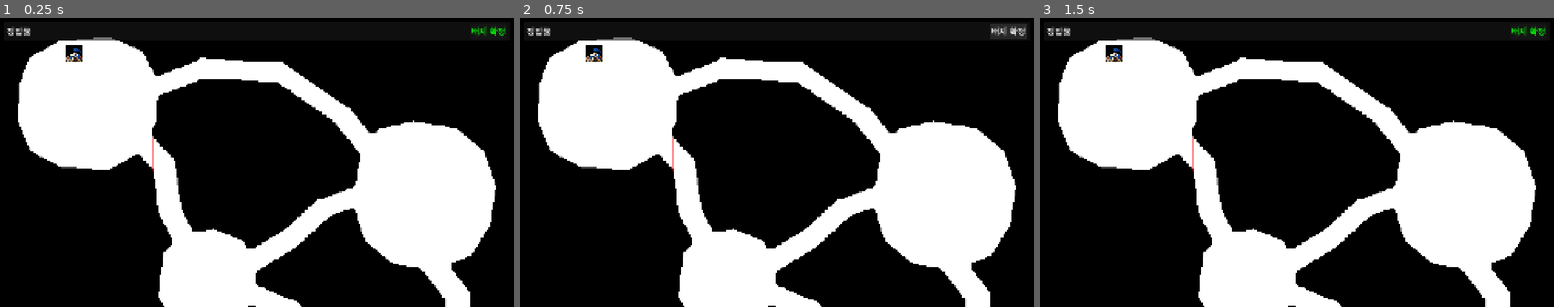
Above: before the commit, frames 1-3 (left to right).
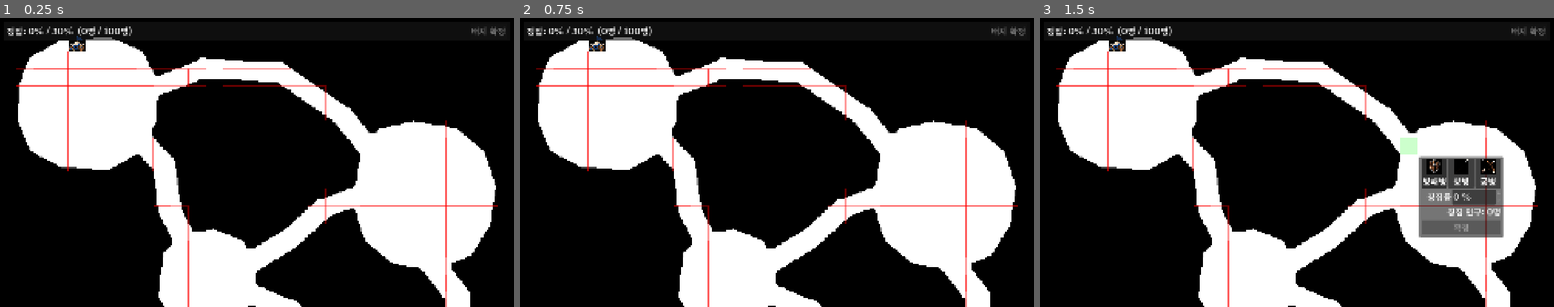
Above: after the commit, the same moments.

Repository: SeoSiKyung/ProjectTOD
Game: Godot game, scene res://scene/DefenseScene.tscn
The game is run twice, just before and just after one commit, with the same random seed, the same clock (stepped at 60 frames per second) and the same inputs. This scene is started directly instead of the project's main scene. The engine's default icon, where the game draws it, is replaced by a stand-in: a white triangle on a blue panel in a dark square.
Inputs (mouse positions are in pixels of both pictures, inside the frame that each line leads up to):
- Up to frame 1 (0.25 s): no input
- Up to frame 2 (0.75 s): click (1008, 32) at 0.5 s, where only the run before the commit has a clickable "배치 확정"
- Up to frame 3 (1.5 s): tap Enter at 1.25 s; move the mouse to (1410, 148) at 1.27 s; tap F at 1.35 s; click (1410, 148) at 1.42 s

The runs differ from the first frame. In frame 1, 2.1% of the frame differs, in the area x 3-99%, y 2-100%; in frame 2, 2.1%; in frame 3, 6.7%.
Error before the commit: Parse Error: Cannot assign a value of type Node to variable "_movementSimulator" with specified type MovementSimulator. (res://scene/DefenseScene.gd:21)

Commit message:
유닛 ID 체계 정리 및 몬스터 임시 리소스 추가

Diff:
--- a/data/gameData/character/CharacterTable.csv
+++ b/data/gameData/character/CharacterTable.csv
@@ -1,11 +1,22 @@
 characterKey,characterName,characterType,path,maxHp,maxMp,hpRegen,mpRegen,atk,magicAtk,def,magicDef,moveSpeed,attackSpeed,atkRange,acquisitionRange
-0,고블린,MONSTER,units/Unit,100,0,2,0,3,0,0,0,10,5,0,100
-1,오크,MONSTER,units/Unit,200,0,5,0,5,0,0,0,5,3,0,100
-2,해골병,MONSTER,units/Unit,150,0,0,0,6,0,0,0,6,4,0,200
+0, 방패병 , UNIT ,units/Unit_0,150,0,1,0,7,0,10,0,70,4,100,300
+1, 창병   , UNIT ,units/Unit_1,110,0,1,0,12,0,5,0,80,5,150,350
+2, 궁병   , UNIT ,units/Unit_2,80,0,1,0,10,0,2,0,80,4,400,500
 ,,,,,,,,,,,,,,,
 ,,,,,,,,,,,,,,,
 ,,,,,,,,,,,,,,,
 ,,,,,,,,,,,,,,,
-1000, 방패병 , UNIT ,units/Unit_1000,150,0,1,0,7,0,10,0,70,4,100,300
-1001, 창병   , UNIT ,units/Unit_1001,110,0,1,0,12,0,5,0,80,5,150,350
-1002, 궁병   , UNIT ,units/Unit_1002,80,0,1,0,10,0,2,0,80,4,400,500
+,,,,,,,,,,,,,,,
+,,,,,,,,,,,,,,,
+,,,,,,,,,,,,,,,
+,,,,,,,,,,,,,,,
+,,,,,,,,,,,,,,,
+,,,,,,,,,,,,,,,
+,,,,,,,,,,,,,,,
+,,,,,,,,,,,,,,,
+,,,,,,,,,,,,,,,
+,,,,,,,,,,,,,,,
+,,,,,,,,,,,,,,,
+20,고블린,MONSTER,units/Unit_20,100,0,2,0,3,0,0,0,10,5,0,100
+21,오크,MONSTER,units/Unit_21,200,0,5,0,5,0,0,0,5,3,0,100
+22,해골병,MONSTER,units/Unit_22,150,0,0,0,6,0,0,0,6,4,0,200
--- a/data/gameData/defense/DefenseSpawnTable.csv
+++ b/data/gameData/defense/DefenseSpawnTable.csv
@@ -1,6 +1,6 @@
 cycle,spawnTimeMs ,characterKey ,count
-1,0,0,1
-1,5000,0,3
-1,10000,0,5
-1,10000,1,1
-2,0,0,1
+1,0,20,1
+1,5000,22,3
+1,10000,20,5
+1,10000,21,1
+2,0,21,1
--- a/prefabs/facilities/CP.tscn
+++ b/prefabs/units/CP.tscn
@@ -1,7 +1,7 @@
 [gd_scene format=3 uid="uid://dqdotall8h6j8"]
 
 [ext_resource type="Script" uid="uid://bxv6588yo8x8q" path="res://scripts/defense/objects/DefenseCP.gd" id="1_7pl1g"]
-[ext_resource type="PackedScene" uid="uid://dd6c3nmhvvai0" path="res://unit/Unit.tscn" id="1_ssf1c"]
+[ext_resource type="PackedScene" uid="uid://dmtwwqwhhf1qk" path="res://prefabs/units/Unit.tscn" id="1_ssf1c"]
 [ext_resource type="Texture2D" uid="uid://cosiom7bhmu3j" path="res://picture/CP.png" id="1_tn5m1"]
 
 [node name="CP" unique_id=470747039 instance=ExtResource("1_ssf1c")]
--- a/prefabs/units/Unit.tscn
+++ b/prefabs/units/Unit.tscn
@@ -1,26 +1,21 @@
 [gd_scene format=3 uid="uid://dmtwwqwhhf1qk"]
 
-[ext_resource type="Script" uid="uid://dcpgsdw2a43o3" path="res://unit/Unit.gd" id="1_7j605"]
-[ext_resource type="Texture2D" uid="uid://b18e5tm3eps62" path="res://picture/unit/select.png" id="2_kfn30"]
-[ext_resource type="Texture2D" uid="uid://by8f24ofm07iq" path="res://icon.svg" id="3_ftjm2"]
-[ext_resource type="Script" uid="uid://ccopnk7wvkco" path="res://unit/MovementComponent.gd" id="4_cg486"]
-[ext_resource type="Script" uid="uid://n2eesa5plefo" path="res://unit/UnitFSM.gd" id="5_7qt7g"]
+[ext_resource type="Script" uid="uid://duj30mrfo2ys0" path="res://unit/Unit.gd" id="1_453vn"]
+[ext_resource type="Texture2D" uid="uid://b18e5tm3eps62" path="res://picture/unit/select.png" id="2_7j605"]
+[ext_resource type="Texture2D" uid="uid://by8f24ofm07iq" path="res://icon.svg" id="3_kfn30"]
+[ext_resource type="Script" uid="uid://n2eesa5plefo" path="res://unit/FSM/UnitFSM.gd" id="4_ftjm2"]
 
 [node name="Unit" type="Node2D" unique_id=470747039]
-script = ExtResource("1_7j605")
+script = ExtResource("1_453vn")
 
 [node name="select" type="Sprite2D" parent="." unique_id=2070701182]
 visible = false
 scale = Vector2(0.4, 0.4)
-texture = ExtResource("2_kfn30")
+texture = ExtResource("2_7j605")
 
 [node name="Sprite2D" type="Sprite2D" parent="." unique_id=617625335]
 scale = Vector2(0.25, 0.25)
-texture = ExtResource("3_ftjm2")
-
-[node name="MovementComponent" type="Node" parent="." unique_id=262552955]
-script = ExtResource("4_cg486")
-metadata/_custom_type_script = "uid://ccopnk7wvkco"
+texture = ExtResource("3_kfn30")
 
 [node name="UnitFSM" type="Node" parent="." unique_id=404963815]
-script = ExtResource("5_7qt7g")
+script = ExtResource("4_ftjm2")
--- /dev/null
+++ b/prefabs/units/Unit_0.tscn
@@ -0,0 +1,10 @@
+[gd_scene format=3 uid="uid://dkxigt8ftn4dd"]
+
+[ext_resource type="PackedScene" uid="uid://dmtwwqwhhf1qk" path="res://prefabs/units/Unit.tscn" id="1_bgrv0"]
+[ext_resource type="Texture2D" uid="uid://ie7m62iaycty" path="res://picture/units/Unit_0.png" id="2_jdpgl"]
+
+[node name="Unit_0" unique_id=470747039 instance=ExtResource("1_bgrv0")]
+
+[node name="Sprite2D" parent="." index="1" unique_id=617625335]
+scale = Vector2(0.1, 0.1)
+texture = ExtResource("2_jdpgl")
--- /dev/null
+++ b/prefabs/units/Unit_1.tscn
@@ -0,0 +1,10 @@
+[gd_scene format=3 uid="uid://suc4tko2sdv8"]
+
+[ext_resource type="PackedScene" uid="uid://dmtwwqwhhf1qk" path="res://prefabs/units/Unit.tscn" id="1_dtmja"]
+[ext_resource type="Texture2D" uid="uid://bmgkoqbjq4bpx" path="res://picture/units/Unit_1.png" id="2_l3s7k"]
+
+[node name="Unit_1" unique_id=470747039 instance=ExtResource("1_dtmja")]
+
+[node name="Sprite2D" parent="." index="1" unique_id=617625335]
+scale = Vector2(0.1, 0.1)
+texture = ExtResource("2_l3s7k")
--- a/prefabs/units/Unit_1000.tscn
+++ /dev/null
@@ -1,10 +0,0 @@
-[gd_scene format=3 uid="uid://dkxigt8ftn4dd"]
-
-[ext_resource type="PackedScene" uid="uid://dd6c3nmhvvai0" path="res://unit/Unit.tscn" id="1_62hle"]
-[ext_resource type="Texture2D" uid="uid://ie7m62iaycty" path="res://picture/units/Unit_1000.png" id="2_kqduw"]
-
-[node name="Unit_1000" unique_id=470747039 instance=ExtResource("1_62hle")]
-
-[node name="Sprite2D" parent="." index="1" unique_id=617625335]
-scale = Vector2(0.1, 0.1)
-texture = ExtResource("2_kqduw")
--- a/prefabs/units/Unit_1001.tscn
+++ /dev/null
@@ -1,10 +0,0 @@
-[gd_scene format=3 uid="uid://suc4tko2sdv8"]
-
-[ext_resource type="PackedScene" uid="uid://dd6c3nmhvvai0" path="res://unit/Unit.tscn" id="1_odm0q"]
-[ext_resource type="Texture2D" uid="uid://bmgkoqbjq4bpx" path="res://picture/units/Unit_1001.png" id="2_xis6c"]
-
-[node name="Unit_1001" unique_id=470747039 instance=ExtResource("1_odm0q")]
-
-[node name="Sprite2D" parent="." index="1" unique_id=617625335]
-scale = Vector2(0.1, 0.1)
-texture = ExtResource("2_xis6c")
--- a/prefabs/units/Unit_1002.tscn
+++ /dev/null
@@ -1,10 +0,0 @@
-[gd_scene format=3 uid="uid://ciovh7dmh5lhn"]
-
-[ext_resource type="PackedScene" uid="uid://dd6c3nmhvvai0" path="res://unit/Unit.tscn" id="1_xkp5q"]
-[ext_resource type="Texture2D" uid="uid://bj03by7nutqxg" path="res://picture/units/Unit_1002.png" id="2_8ywah"]
-
-[node name="Unit_1002" unique_id=470747039 instance=ExtResource("1_xkp5q")]
-
-[node name="Sprite2D" parent="." index="1" unique_id=617625335]
-scale = Vector2(0.1, 0.1)
-texture = ExtResource("2_8ywah")
--- /dev/null
+++ b/prefabs/units/Unit_2.tscn
@@ -0,0 +1,10 @@
+[gd_scene format=3 uid="uid://ciovh7dmh5lhn"]
+
+[ext_resource type="PackedScene" uid="uid://dmtwwqwhhf1qk" path="res://prefabs/units/Unit.tscn" id="1_5kyij"]
+[ext_resource type="Texture2D" uid="uid://bj03by7nutqxg" path="res://picture/units/Unit_2.png" id="2_kog8l"]
+
+[node name="Unit_2" unique_id=470747039 instance=ExtResource("1_5kyij")]
+
+[node name="Sprite2D" parent="." index="1" unique_id=617625335]
+scale = Vector2(0.1, 0.1)
+texture = ExtResource("2_kog8l")
--- /dev/null
+++ b/prefabs/units/Unit_20.tscn
@@ -0,0 +1,9 @@
+[gd_scene format=3 uid="uid://vwkepc2dlgvm"]
+
+[ext_resource type="PackedScene" uid="uid://dmtwwqwhhf1qk" path="res://prefabs/units/Unit.tscn" id="1_228fl"]
+[ext_resource type="Texture2D" uid="uid://bvcbw2jgyhf3v" path="res://picture/units/Unit_20.png" id="2_tfacu"]
+
+[node name="Unit_20" unique_id=470747039 instance=ExtResource("1_228fl")]
+
+[node name="Sprite2D" parent="." index="1" unique_id=617625335]
+texture = ExtResource("2_tfacu")
--- /dev/null
+++ b/prefabs/units/Unit_21.tscn
@@ -0,0 +1,9 @@
+[gd_scene format=3 uid="uid://dgmm8npktnudx"]
+
+[ext_resource type="PackedScene" uid="uid://dmtwwqwhhf1qk" path="res://prefabs/units/Unit.tscn" id="1_4ybrq"]
+[ext_resource type="Texture2D" uid="uid://c84hjfbysjqmb" path="res://picture/units/Unit_21.png" id="2_f01wl"]
+
+[node name="Unit_21" unique_id=470747039 instance=ExtResource("1_4ybrq")]
+
+[node name="Sprite2D" parent="." index="1" unique_id=617625335]
+texture = ExtResource("2_f01wl")
--- /dev/null
+++ b/prefabs/units/Unit_22.tscn
@@ -0,0 +1,9 @@
+[gd_scene format=3 uid="uid://cyq6xfpk3judf"]
+
+[ext_resource type="PackedScene" uid="uid://dmtwwqwhhf1qk" path="res://prefabs/units/Unit.tscn" id="1_mjx78"]
+[ext_resource type="Texture2D" uid="uid://swb5nwuh48sb" path="res://picture/units/Unit_22.png" id="2_kiw33"]
+
+[node name="Unit_22" unique_id=470747039 instance=ExtResource("1_mjx78")]
+
+[node name="Sprite2D" parent="." index="1" unique_id=617625335]
+texture = ExtResource("2_kiw33")
--- a/scene/DefenseScene.gd
+++ b/scene/DefenseScene.gd
@@ -18,7 +18,6 @@
 @export var _battleHUD: PanelContainer
 @export var _resultUI: PanelContainer
 
-@onready var _movementSimulator: MovementSimulator = $MovementSimulator
 @onready var _cp: DefenseCP = $CP
 @onready var _deploymentGridView: DefenseDeploymentGridView = $DeploymentGridView
 @onready var _deploymentInfoView: DefenseDeploymentInfoView = $DeploymentInfoView
@@ -87,6 +86,7 @@
 #endregion
 
 var _navigationService: NavigationService
+var _movementSimulator: MovementSimulator
 var _deploymentGrid: DefenseDeploymentGrid
 
 var _defenseManager: DefenseManager
@@ -119,6 +119,7 @@
 	if not _InitializeNavigation():
 		return
 
+	_InitializeMovementSimulator()
 	_InitializeDeploymentGrid()
 
 	_cp.global_position = _deploymentGrid.CellToWorldCenter(CP_CELL)
@@ -268,9 +269,11 @@
 		push_error("DefenseScene: NavigationService 초기화에 실패했습니다.")
 		return false
 
-	_movementSimulator.navigationService = _navigationService
-
 	return true
+
+
+func _InitializeMovementSimulator() -> void:
+	_movementSimulator = MovementSimulator.new(_navigationService)
 
 
 func _InitializeDeploymentGrid() -> void:
--- a/scene/DefenseScene.tscn
+++ b/scene/DefenseScene.tscn
@@ -4,9 +4,8 @@
 [ext_resource type="Texture2D" uid="uid://b0q3fa72fdubk" path="res://picture/defense/DefenseTemp.png" id="1_gg6bu"]
 [ext_resource type="Resource" uid="uid://lt8x2mdk8vwc" path="res://maps/2_navigation.res" id="3_ffq3l"]
 [ext_resource type="Texture2D" uid="uid://dxe8oq2jcsank" path="res://maps/2.png" id="3_m8apv"]
-[ext_resource type="Script" uid="uid://b7ert7hoc8245" path="res://unit/MovementSimulator.gd" id="5_ffq3l"]
 [ext_resource type="Script" uid="uid://blgbhtt23abdo" path="res://scripts/defense/DefenseDeploymentGridView.gd" id="5_to5m3"]
-[ext_resource type="PackedScene" uid="uid://dqdotall8h6j8" path="res://prefabs/facilities/CP.tscn" id="6_fns1k"]
+[ext_resource type="PackedScene" uid="uid://dqdotall8h6j8" path="res://prefabs/units/CP.tscn" id="6_fns1k"]
 [ext_resource type="Script" uid="uid://d2t3mpohidf45" path="res://scripts/defense/DefenseDeploymentInfoView.gd" id="7_f716s"]
 
 [node name="DefenseScene" type="Node2D" unique_id=745379328 node_paths=PackedStringArray("_deploymentUI", "_battleHUD", "_resultUI")]
@@ -15,9 +14,6 @@
 _deploymentUI = NodePath("CanvasLayer/DeploymentUI")
 _battleHUD = NodePath("CanvasLayer/BattleHUD")
 _resultUI = NodePath("CanvasLayer/ResultUI")
-
-[node name="MovementSimulator" type="Node" parent="." unique_id=645186438]
-script = ExtResource("5_ffq3l")
 
 [node name="TempMap" type="Sprite2D" parent="." unique_id=914540186]
 visible = false
Renamed: picture/units/Unit_1000.png -> picture/units/Unit_0.png
Not shown, added: picture/units/Unit_0.png.import
Renamed: picture/units/Unit_1001.png -> picture/units/Unit_1.png
Not shown, changed: picture/units/Unit_1.png.import
Renamed: picture/units/Unit_1002.png -> picture/units/Unit_2.png
Not shown, added: picture/units/Unit_2.png.import
Binary file added: picture/units/Unit_20.png
Not shown, changed: picture/units/Unit_20.png.import
Binary file added: picture/units/Unit_21.png
Not shown, added: picture/units/Unit_21.png.import
Binary file added: picture/units/Unit_22.png
Not shown, changed: picture/units/Unit_22.png.import
(and 3 more such lines)
